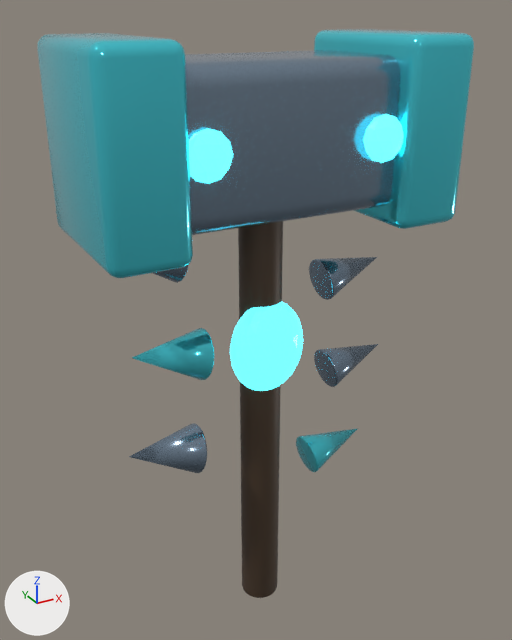
One commit to the glTF model public/models/gear/hammer_v3.glb: the scene before it, then after it.
Rendered twice from a 50 mm lens placed at (-1.8, -3.23, 1.87), pointed at (0.06, 0.16, 0.18). The lights are fixed; the arrows at lower left show +X, +Y and +Z. The first picture is the older version. Where no turn or scale is listed for an object, it has been applied to the vertices. Vertices at exactly the same position are counted once.

Objects in the first picture: 'HAFT_SECONDARY', 'HAMMER_CORE_PRIMARY', 'HAMMER_FACE_L_ACCENT', 'HAMMER_FACE_R_ACCENT', 'HAMMER_RUNE_EMISSIVE', 'HAMMER_RUNE_EMISSIVE.001', 'VARIANT_CORE_EMISSIVE', 'VARIANT_SPINE_ACCENT', 'VARIANT_SPINE_ACCENT.001', 'VARIANT_SPINE_PRIMARY', 'VARIANT_SPINE_PRIMARY.001', 'VARIANT_SPINE_PRIMARY.002', 'VARIANT_SPINE_PRIMARY.003'.
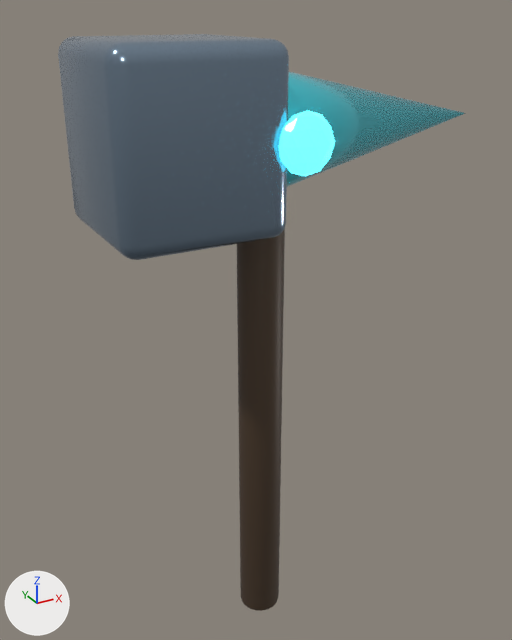
Location of each change, [x1, y1, x2, y2] in pixels of the pictures (512 x 640 px):
'PICK_HAMMER_FACE_PRIMARY', added: after [58, 34, 289, 260]
'HAMMER_FACE_L_ACCENT', deleted (cyan): before [37, 33, 193, 278]
'HAMMER_CORE_PRIMARY', deleted: before [185, 50, 400, 235]
'HAFT_SECONDARY', reshaped, moved (7% wider): before [238, 221, 283, 598]; after [237, 229, 285, 611]
'HAMMER_FACE_R_ACCENT', deleted (cyan): before [314, 29, 474, 229]
'WAR_PICK_ACCENT', added (cyan): after [287, 72, 465, 187]
'VARIANT_CORE_EMISSIVE', deleted (cyan): before [230, 302, 303, 391]
'PICK_EYE_EMISSIVE', added (cyan): after [279, 110, 335, 176]
'VARIANT_SPINE_ACCENT.001', deleted (cyan): before [132, 328, 214, 380]
'VARIANT_SPINE_PRIMARY', deleted: before [129, 423, 207, 473]
'HAMMER_RUNE_EMISSIVE', deleted (cyan): before [189, 128, 233, 184]
'VARIANT_SPINE_PRIMARY.002', deleted: before [309, 257, 377, 300]
'HAMMER_RUNE_EMISSIVE.001', deleted (cyan): before [363, 114, 404, 163]
'VARIANT_SPINE_PRIMARY.001', deleted: before [314, 344, 378, 387]
'VARIANT_SPINE_ACCENT', deleted (cyan): before [296, 428, 358, 472]
'VARIANT_SPINE_PRIMARY.003', deleted: before [153, 264, 189, 283]

Diff of the bpy script that builds the scene:
```diff
--- a/public/models/gear/hammer_v3.glb.py
+++ b/public/models/gear/hammer_v3.glb.py
@@ me_cylinder_011 @@
-me_cylinder_011.from_pydata(...)  # 256 vertices, 508 faces; spans x -0.12..0.12, y -0.12..0.12, z -1.52..1.52
+me_cylinder_011.from_pydata(...)  # 240 vertices, 476 faces; spans x -0.13..0.13, y -0.13..0.13, z -1.58..1.58
+# me_cylinder_011 part 1: 256 vertices removed from x -0.12..0.12, y -0.12..0.12, z -1.52..1.52; 240 vertices added at x -0.13..0.13, y -0.13..0.13, z -1.58..1.58
 me_cylinder_011.materials.append(mat_deep_secondary)
@@ ob_haft_secondary @@
 ob_haft_secondary = bpy.data.objects.new('HAFT_SECONDARY', me_cylinder_011)
-ob_haft_secondary.location = (0.0, 0.0, -0.2)
+ob_haft_secondary.location = (0.0, 0.0, -0.25)
@@ ob_hammer_core_primary @@
-ob_hammer_core_primary = bpy.data.objects.new('HAMMER_CORE_PRIMARY', me_cube_007)
@@ ob_hammer_face_l_accent @@
-ob_hammer_face_l_accent = bpy.data.objects.new('HAMMER_FACE_L_ACCENT', me_cube_008)
@@ ob_hammer_face_r_accent @@
-ob_hammer_face_r_accent = bpy.data.objects.new('HAMMER_FACE_R_ACCENT', me_cube_009)
@@ ob_hammer_rune_emissive @@
-ob_hammer_rune_emissive = bpy.data.objects.new('HAMMER_RUNE_EMISSIVE', me_icosphere_028)
@@ ob_hammer_rune_emissive_001 @@
-ob_hammer_rune_emissive_001 = bpy.data.objects.new('HAMMER_RUNE_EMISSIVE.001', me_icosphere_029)
@@ ob_variant_spine_accent @@
-ob_variant_spine_accent = bpy.data.objects.new('VARIANT_SPINE_ACCENT', me_cone_015)
@@ ob_variant_spine_primary @@
-ob_variant_spine_primary = bpy.data.objects.new('VARIANT_SPINE_PRIMARY', me_cone_016)
@@ ob_variant_spine_primary_001 @@
-ob_variant_spine_primary_001 = bpy.data.objects.new('VARIANT_SPINE_PRIMARY.001', me_cone_017)
@@ ob_variant_spine_accent_001 @@
-ob_variant_spine_accent_001 = bpy.data.objects.new('VARIANT_SPINE_ACCENT.001', me_cone_018)
@@ ob_variant_spine_primary_002 @@
-ob_variant_spine_primary_002 = bpy.data.objects.new('VARIANT_SPINE_PRIMARY.002', me_cone_019)
@@ ob_variant_spine_primary_003 @@
-ob_variant_spine_primary_003 = bpy.data.objects.new('VARIANT_SPINE_PRIMARY.003', me_cone_020)
@@ ob_variant_core_emissive @@
-ob_variant_core_emissive = bpy.data.objects.new('VARIANT_CORE_EMISSIVE', me_icosphere_030)
@@ ob_pick_eye_emissive @@
+ob_pick_eye_emissive = bpy.data.objects.new('PICK_EYE_EMISSIVE', me_icosphere_006)  # an icosphere of 80 faces spanning x -0.143..0.143, y -0.08..0.08, z -0.15..0.15; in mat_deep_emissive (cyan #307c8b, glowing cyan #50edff)
+ob_pick_eye_emissive.location = (0.0, -0.43, 1.3)
@@ ob_war_pick_accent @@
+ob_war_pick_accent = bpy.data.objects.new('WAR_PICK_ACCENT', me_cone)  # 129 vertices, 254 faces; spans x -0.75..0.75, y -0.33..0.33, z -0.33..0.33; in mat_deep_accent (cyan #50ddeb)
+ob_war_pick_accent.location = (0.65, 0.0, 1.3)
@@ ob_pick_hammer_face_primary @@
+ob_pick_hammer_face_primary = bpy.data.objects.new('PICK_HAMMER_FACE_PRIMARY', me_cube_004)  # 152 vertices, 300 faces; spans x -0.42..0.42, y -0.42..0.42, z -0.45..0.45; in mat_deep_primary (greyish blue #8497aa)
+ob_pick_hammer_face_primary.location = (-0.48, 0.0, 1.3)
```
